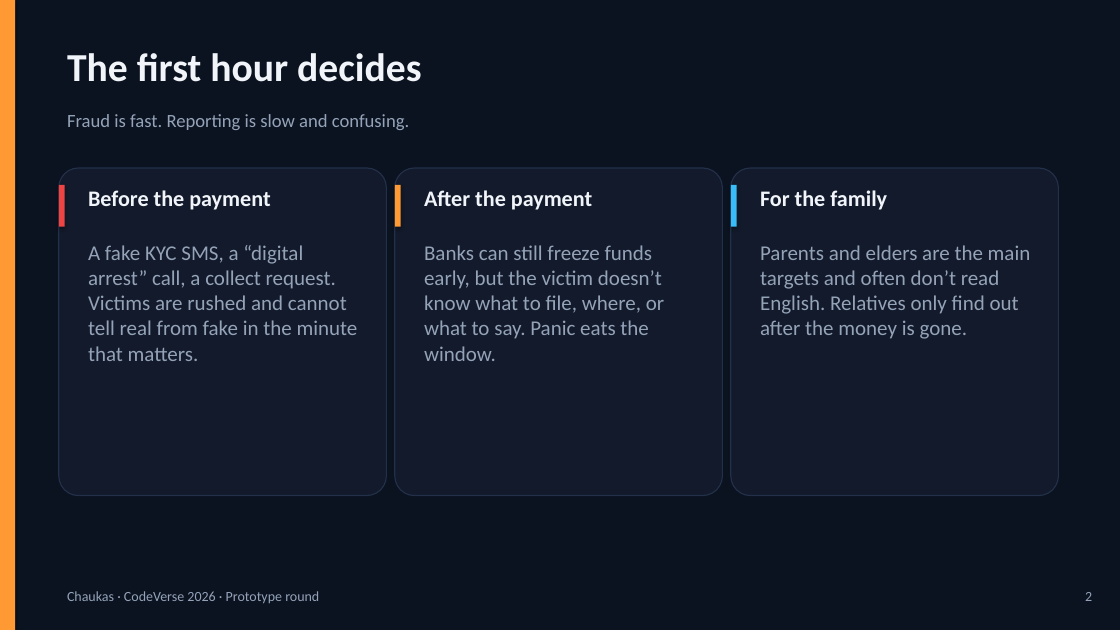
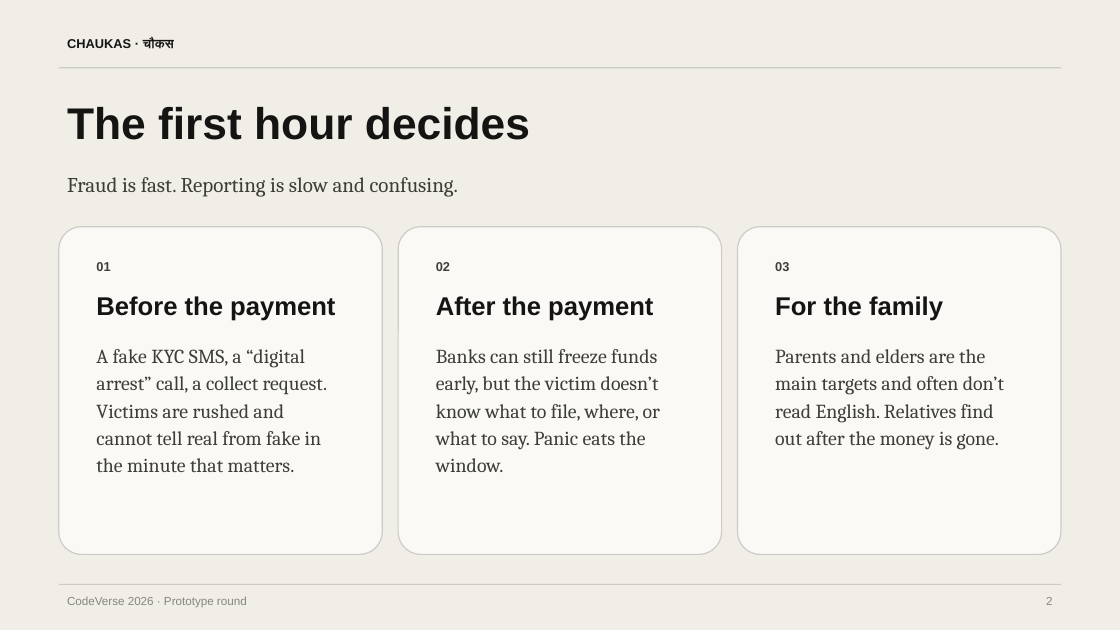
Before and after one commit to Kavaykhurana/chaukas, a slide deck: slide 2 of docs/Chaukas_Prototype_Deck.pptx. Drawn at 1120x630 pixels with LibreOffice and Linux fonts; fonts in the diff are those of the drawing. Boxes give left, top, right and bottom in pixels: in the first picture for what was removed or moved away, otherwise in the second. Text is boxed around its words. In the diff, an @@ line names an element or a change of style, - is before the commit and + after.

```diff
--- a/docs/Chaukas_Prototype_Deck.pptx
+++ b/docs/Chaukas_Prototype_Deck.pptx
@@ rectangle at [0,0,1120,630]: fill #0B1220 to #F0EEE6; shadow off @@
@@ rectangle removed at [0,0,15,630] @@
@@ text added at [67,38,174,48], 11 pt, text #141413, bold @@
+CHAUKAS · चौकस
@@ text "The first hour decides": place and size @@
-text "The first hour decides" at [67,53,421,82]
+text "The first hour decides" at [67,107,530,140]
@@ text "The first hour decides" at [67,107,530,140]: size 34 to 38 pt, font Calibri to Arial, text colour #F1F5F9 to #141413; line spacing 1 to 1.05; more space between paragraphs @@
@@ rectangle added at [59,67,1061,68], fill #CCCBC8 @@
@@ text "Fraud is fast. Reporting is ...": place and size @@
-text "Fraud is fast. Reporting is ..." at [67,114,409,130]
+text "Fraud is fast. Reporting is ..." at [67,177,458,197]
@@ text "Fraud is fast. Reporting is ..." at [67,177,458,197]: size 16 to 18 pt, font Calibri to Cambria, text colour #94A3B8 to #3D3D3A; line spacing 1 to 1.15; more space between paragraphs @@
@@ rectangle removed at [59,185,65,227] @@
@@ rectangle removed at [395,185,401,227] @@
@@ rectangle removed at [731,185,737,227] @@
@@ rounded rectangle: place and size @@
-rounded rectangle at [59,168,386,496]
+rounded rectangle at [59,227,382,555]
@@ rounded rectangle: place and size @@
-rounded rectangle at [395,168,723,496]
+rounded rectangle at [398,227,722,555]
@@ fill #121A2B to #FAF9F5; outline #223049 1 pt to #CCCBC8 1 pt; proportions changed in 3 elements at [59,227,382,555], [398,227,722,555], [738,227,1061,555] @@
@@ rounded rectangle: place and size @@
-rounded rectangle at [731,168,1059,496]
+rounded rectangle at [738,227,1061,555]
@@ text added at [96,262,110,271], 11 pt, text #3D3D3A, bold @@
+01
@@ text added at [436,262,450,271], 11 pt, text #3D3D3A, bold @@
+02
@@ text added at [775,262,789,271], 11 pt, text #3D3D3A, bold @@
+03
@@ size 19 to 22 pt, font Calibri to Arial, text colour #F1F5F9 to #141413; line spacing 1 to 1.15; more space between paragraphs in 3 elements at [436,296,653,321], [775,296,943,321], [96,296,335,321] @@
@@ text "Before the payment": place and size @@
-text "Before the payment" at [88,190,270,210]
+text "Before the payment" at [96,296,335,321]
@@ text "After the payment": place and size @@
-text "After the payment" at [424,190,592,210]
+text "After the payment" at [436,296,653,321]
@@ text "For the family": place and size @@
-text "For the family" at [760,190,887,210]
+text "For the family" at [775,296,943,321]
@@ text "A fake KYC SMS, a ...": place and size @@
-text "A fake KYC SMS, a ..." at [88,245,358,361]
+text "A fake KYC SMS, a ..." at [96,349,327,472]
@@ text "A fake KYC SMS, a ..." at [96,349,327,472]: size 18 to 17 pt, font Calibri to Cambria, text colour #94A3B8 to #3D3D3A; line spacing 1 to 1.15; more space between paragraphs @@
@@ text "Banks can still freeze funds ..." at [436,349,660,472]: size 18 to 17 pt, font Calibri to Cambria, text colour #94A3B8 to #3D3D3A; line spacing 1 to 1.15; more space between paragraphs @@
@@ text "Banks can still freeze funds ...": place and size @@
-text "Banks can still freeze funds ..." at [424,245,664,361]
+text "Banks can still freeze funds ..." at [436,349,660,472]
@@ text at [775,349,1004,450]: text changed; size 18 to 17 pt; font Calibri to Cambria; text colour #94A3B8 to #3D3D3A @@
-Parents and elders are the main targets and often don’t read English. Relatives only find out after the money is gone.
+Parents and elders are the main targets and often don’t read English. Relatives find out after the money is gone.
@@ rectangle added at [59,584,1061,585], fill #CCCBC8 @@
@@ text at [67,596,247,607]: text changed; size 12 to 10 pt; font Calibri to Arial; text colour #94A3B8 to #87867F @@
-Chaukas · CodeVerse 2026 · Prototype round
+CodeVerse 2026 · Prototype round
@@ text "2": place and size @@
-text "2" at [1085,592,1092,601]
+text "2" at [1046,597,1052,605]
@@ text "2" at [1046,597,1052,605]: size 12 to 10 pt, font Calibri to Arial, text colour #94A3B8 to #87867F; line spacing 1 to 1.15; more space between paragraphs @@
```
Also in this commit, not shown: 8 other slides changed, 1 other file.
